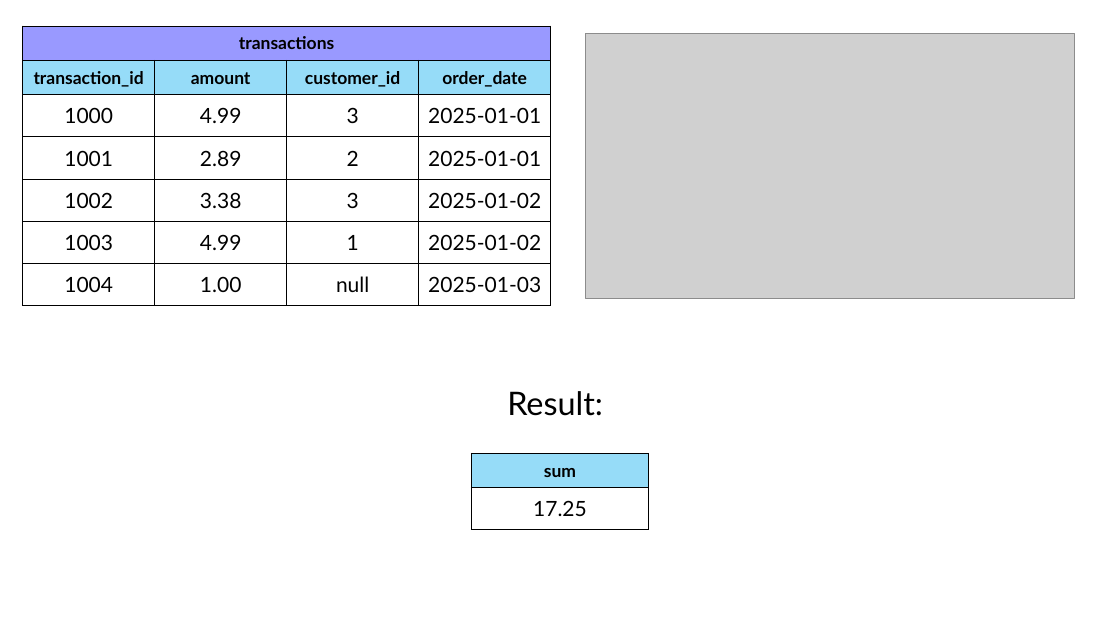
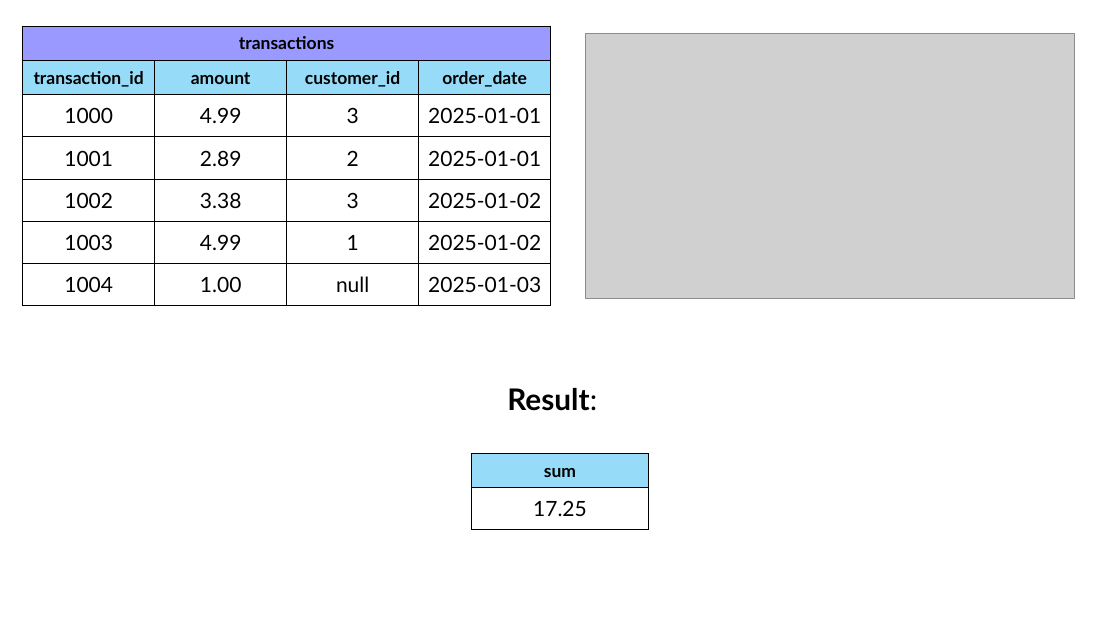
Before and after one commit to robitussin/CTINFMGL, a slide deck: slide 10 of 07 - Introduction to SQL/SQL Functions and GROUP BY.pptx. Drawn at 1120x630 pixels with LibreOffice and Linux fonts; fonts in the diff are those of the drawing; grey boxes stand for pictures. Boxes give left, top, right and bottom in pixels: in the first picture for what was removed or moved away, otherwise in the second. Text is boxed around its words. In the diff, an @@ line names an element or a change of style, - is before the commit and + after.

```diff
--- a/07 - Introduction to SQL/SQL Functions and GROUP BY.pptx
+++ b/07 - Introduction to SQL/SQL Functions and GROUP BY.pptx
@@ text "Result:" at (507, 388, 597, 411): size 27.8 to 25.5 pt; bold on in "Result:"; line spacing 0.9 to 0.8 @@
```
Also in this commit, not shown: 1 other slide changed, 1 slide added.
